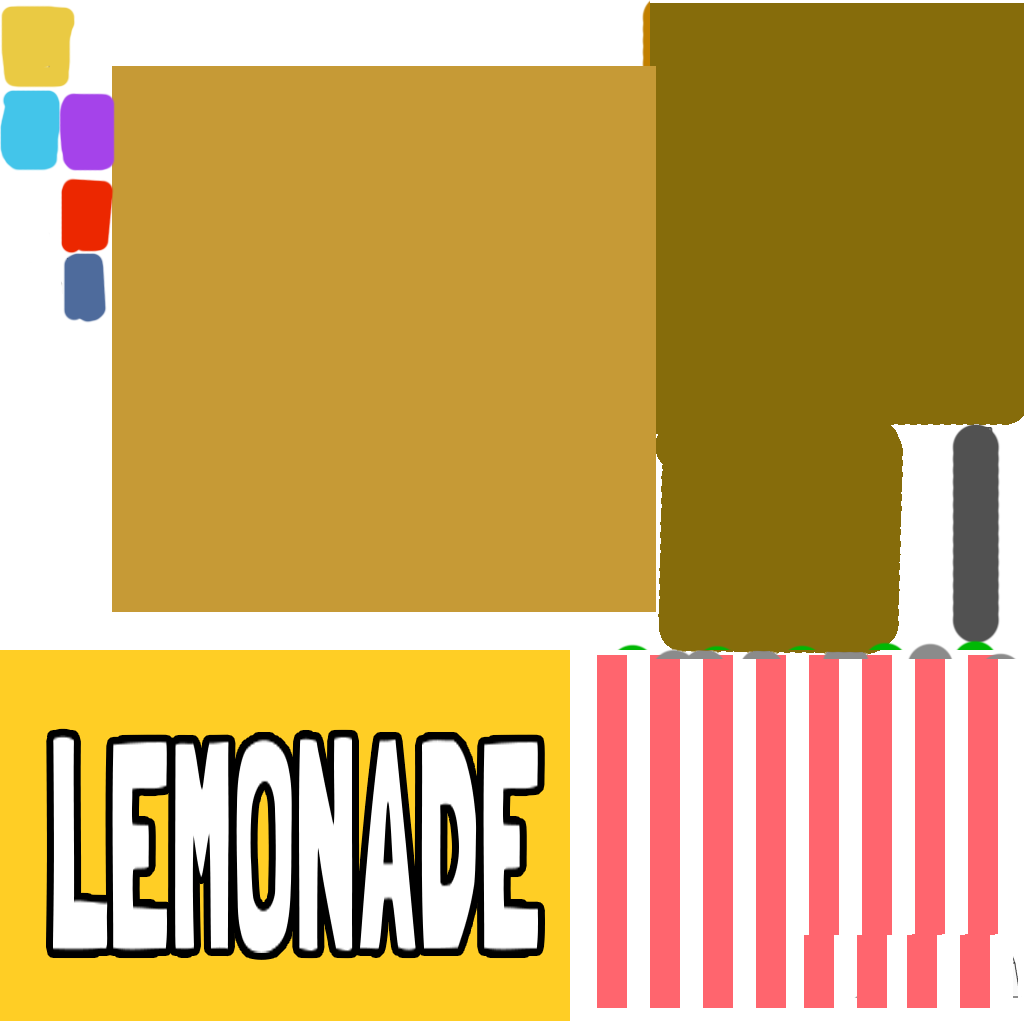
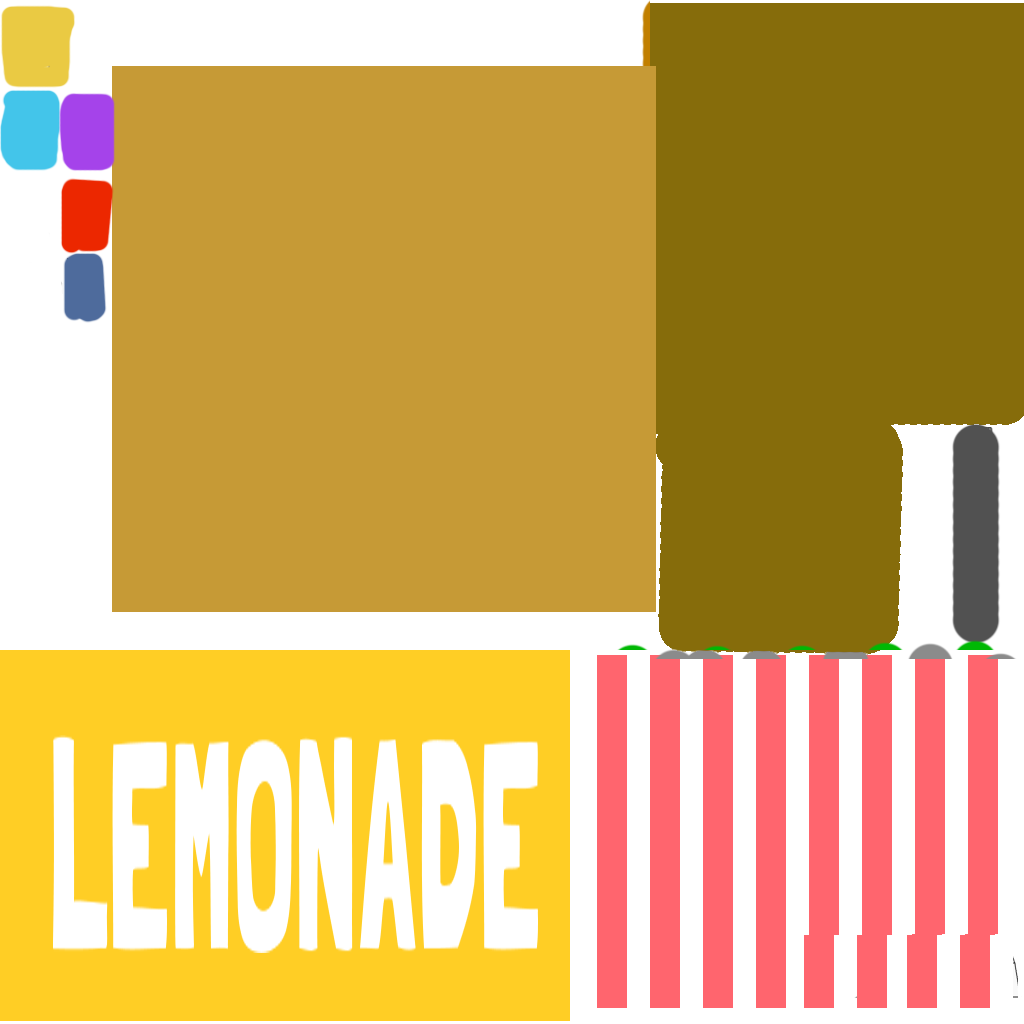
Comparing the layer stacks of the two (1024, 1024) images. Changes:
pixels changed over [left=46, top=728, right=545, bottom=960] (layer not identified)
